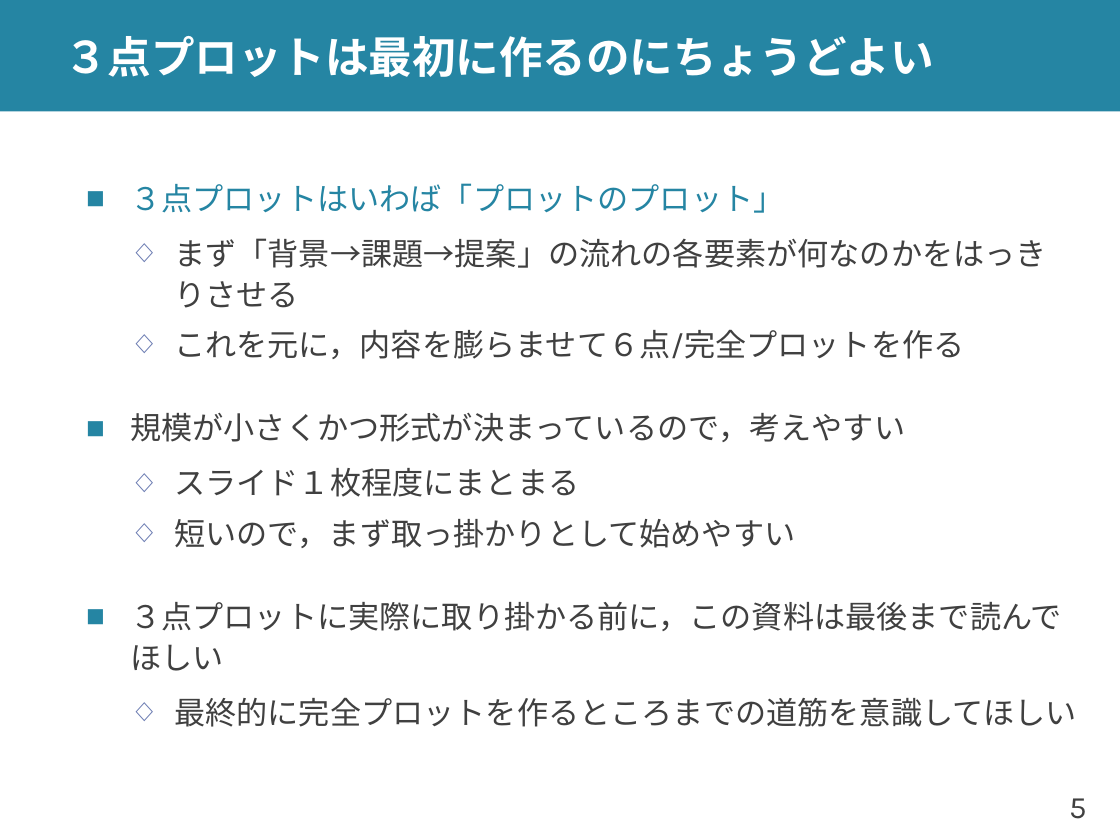
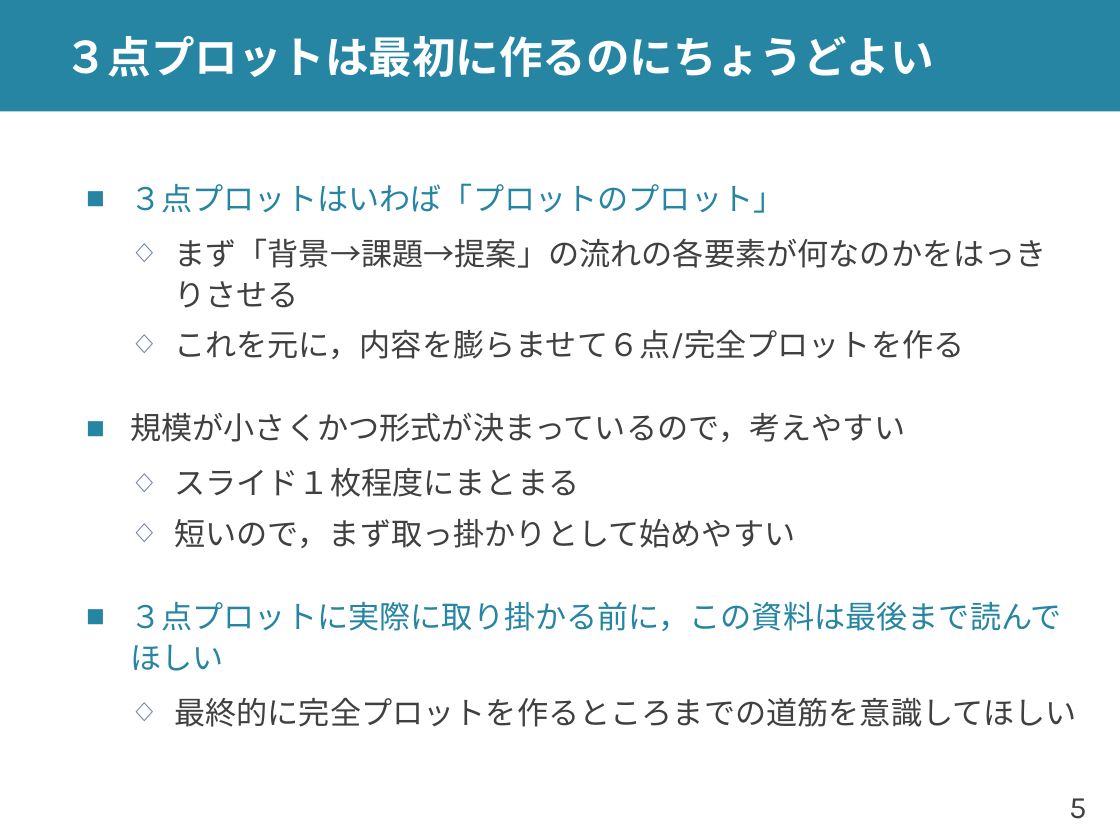
Before and after one commit to shioya-lab/how-to, a slide deck: slide 5 of plot.pptx. Drawn at 1120x840 pixels with LibreOffice and Linux fonts; fonts in the diff are those of the drawing. Boxes give left, top, right and bottom in pixels: in the first picture for what was removed or moved away, otherwise in the second. Text is boxed around its words. In the diff, an @@ line names an element or a change of style, - is before the commit and + after.

```diff
--- a/plot.pptx
+++ b/plot.pptx
@@ text at bbox=[130, 601, 1062, 671]: text colour #404040 to #2585A3 in "３点プロットに実際に取り掛かる前に，この資料は最後まで読んでほしい" @@
```
Also in this commit, not shown: 6 other slides changed, 10 slides added, 1 other file.
